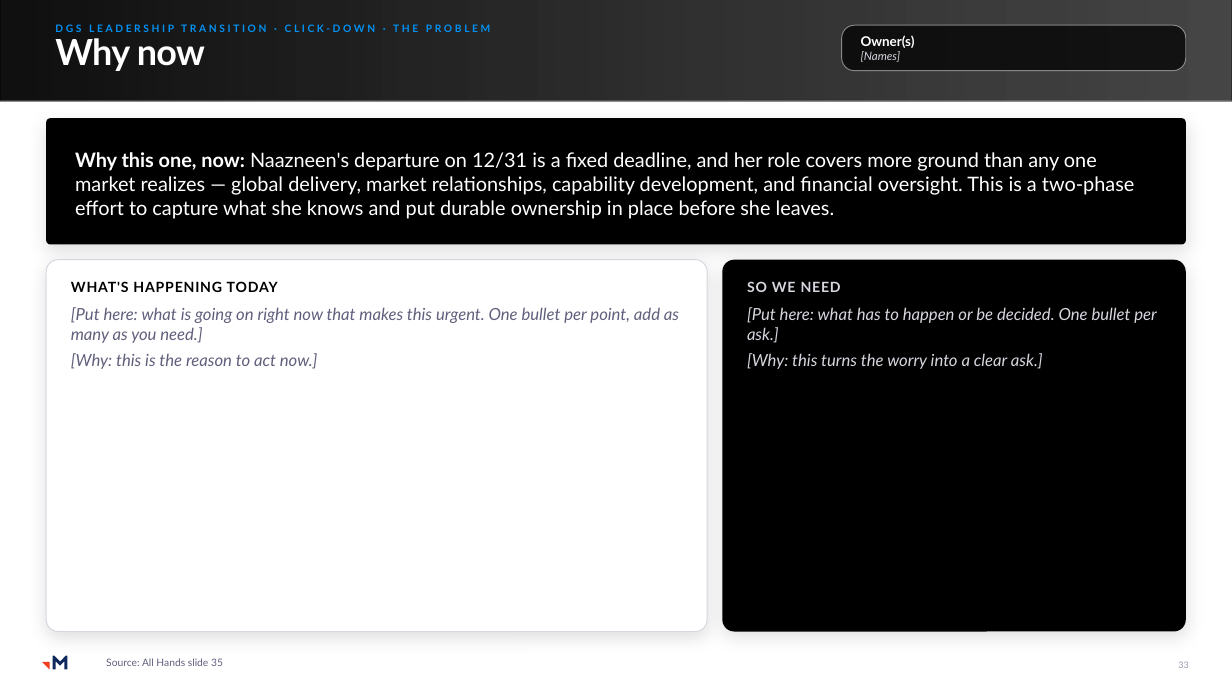
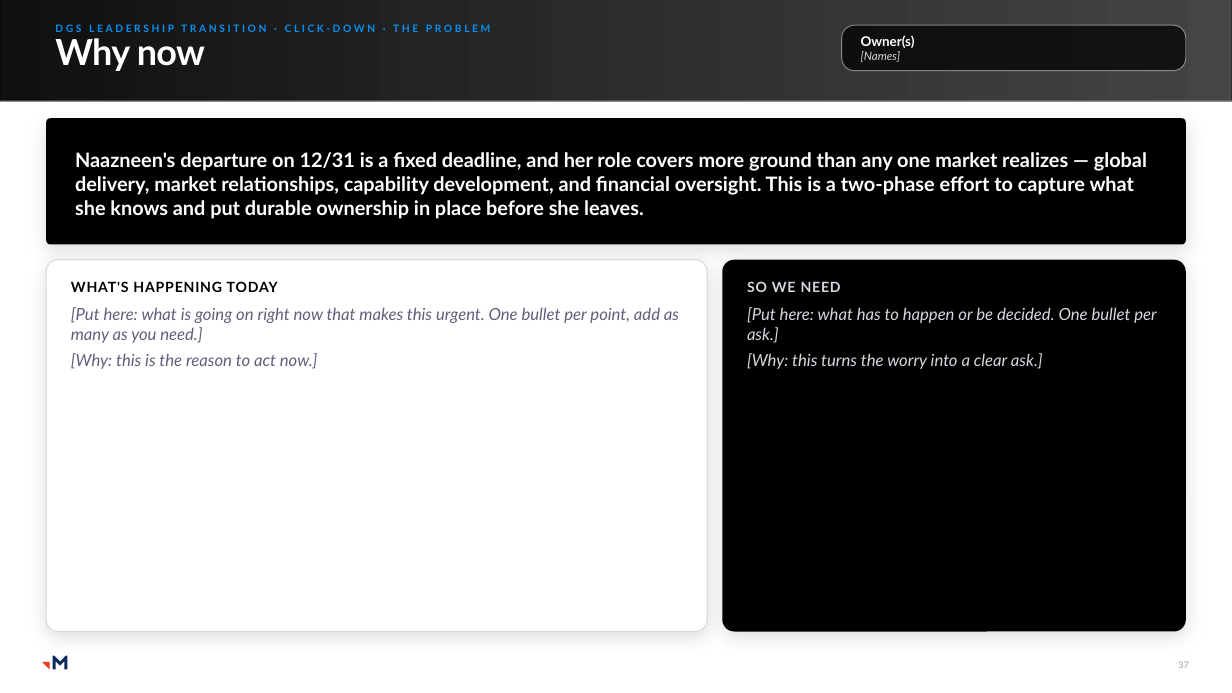
Before and after one commit to RachelHarrisMerkle/BasicMerkle, a slide deck: slide 37 of Priorities_Master.pptx (slide 33 before the commit). Drawn at 1232x693 pixels with LibreOffice and Linux fonts; fonts in the diff are those of the drawing; grey boxes stand for pictures. Boxes give left, top, right and bottom in pixels: in the first picture for what was removed or moved away, otherwise in the second. Text is boxed around its words. In the diff, an @@ line names an element or a change of style, - is before the commit and + after.

```diff
--- a/Priorities_Master.pptx
+++ b/Priorities_Master.pptx
@@ text in rounded rectangle at (75, 152, 1147, 219): text changed; bold on @@
-Why this one, now: Naazneen's departure on 12/31 is a fixed deadline, and her role covers more ground than any one market realizes — global delivery, market relationships, capability development, and financial oversight. This is a two-phase effort to capture what she knows and put durable ownership in place before she leaves.
+Naazneen's departure on 12/31 is a fixed deadline, and her role covers more ground than any one market realizes — global delivery, market relationships, capability development, and financial oversight. This is a two-phase effort to capture what she knows and put durable ownership in place before she leaves.
@@ text removed at (106, 658, 223, 666) @@
-Source: All Hands slide 35
```
Also in this commit, not shown: 36 other slides changed, 8 slides added, 1 other file.
